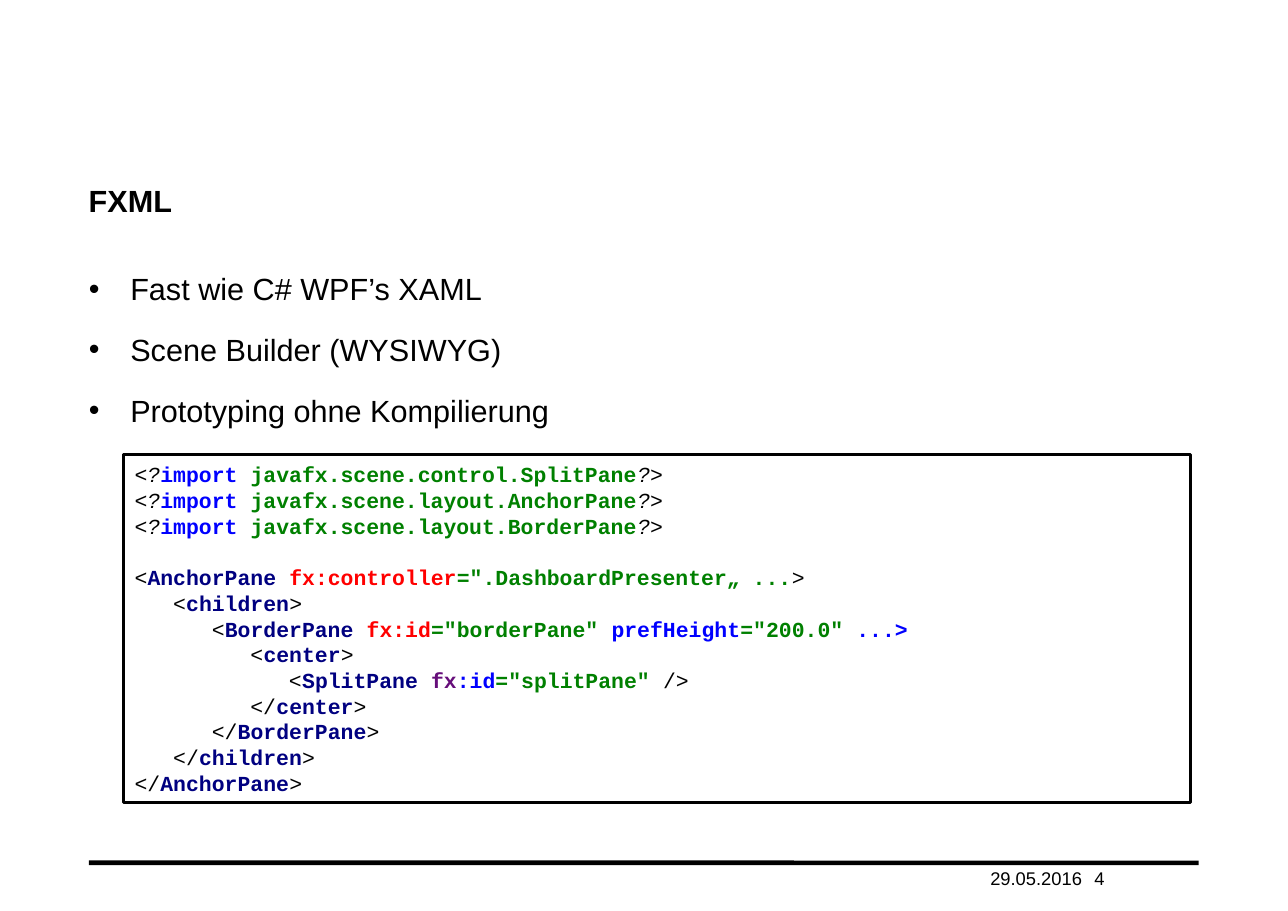
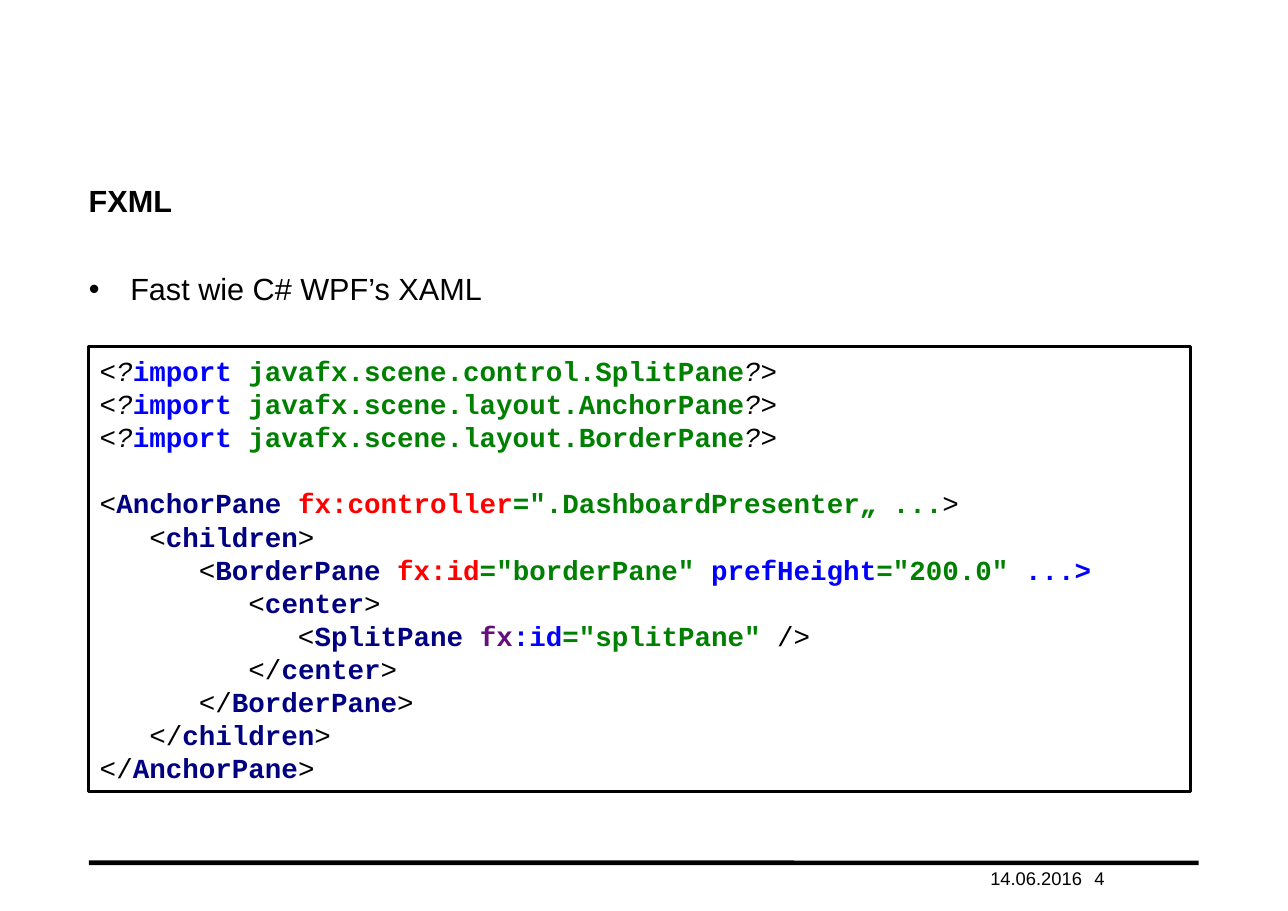
Before and after one commit to haisi/oop2Project, a slide deck: slide 4 of presentation.pptx. Drawn at 1288x911 pixels with LibreOffice and Linux fonts; fonts in the diff are those of the drawing; background and template pictures are left out. Boxes give left, top, right and bottom in pixels: in the first picture for what was removed or moved away, otherwise in the second. Text is boxed around its words. In the diff, an @@ line names an element or a change of style, - is before the commit and + after.

```diff
--- a/presentation.pptx
+++ b/presentation.pptx
@@ rectangle "<?import javafx.scene.control.SplitPane?> <?import javafx.sc ...": place and size @@
-rectangle "<?import javafx.scene.control.SplitPane?> <?import javafx.sc ..." at [123,454,1191,802]
+rectangle "<?import javafx.scene.control.SplitPane?> <?import javafx.sc ..." at [89,347,1191,792]
@@ rectangle "<?import javafx.scene.control.SplitPane?> <?import javafx.sc ..." at [89,347,1191,792]: size 14 to 18 pt @@
@@ text at [130,338,549,427]: paragraphs removed @@
-• Scene Builder (WYSIWYG)
-• Prototyping ohne Kompilierung
@@ text at [990,872,1082,885]: text changed @@
-29.05.2016
+14.06.2016
```
Also in this commit, not shown: 11 other slides changed, 2 slides added.
